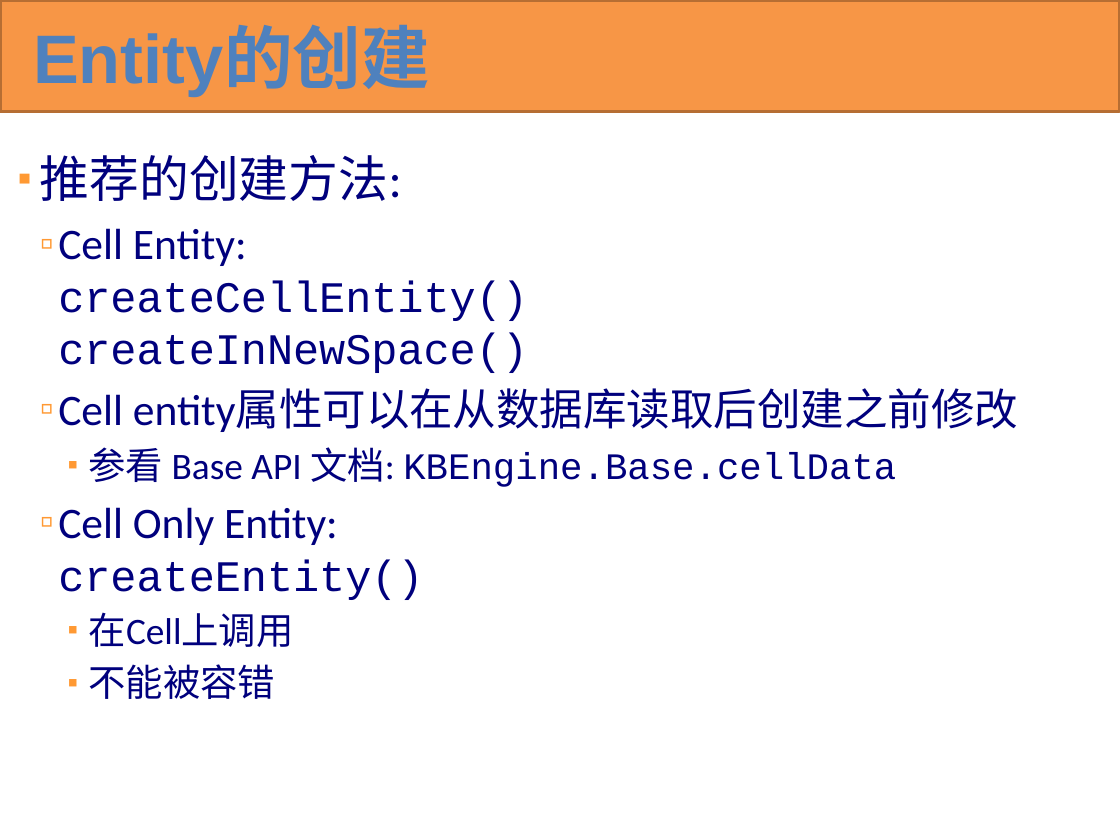
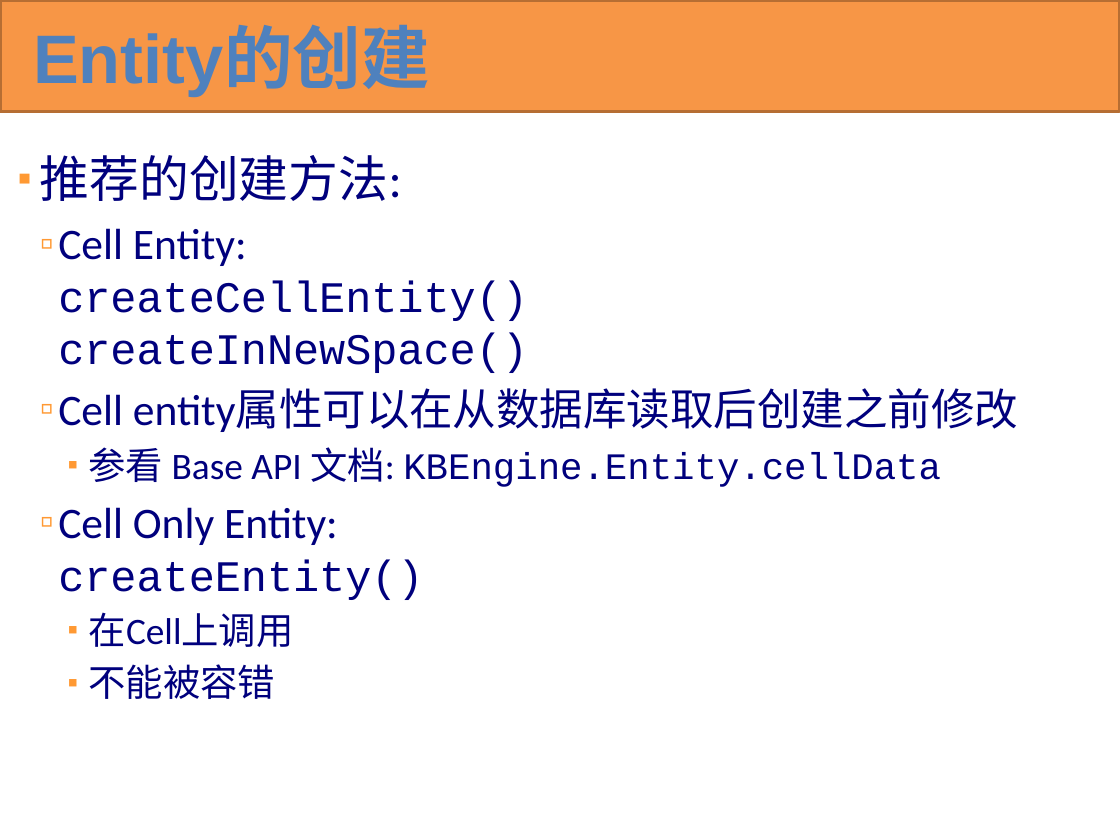
Before and after one commit to KBEngineLab/KBEngine-Nex, a slide deck: slide 92 of docs/KBEngine overview(cn).pptx. Drawn at 1120x840 pixels with LibreOffice and Linux fonts; fonts in the diff are those of the drawing. Boxes give left, top, right and bottom in pixels: in the first picture for what was removed or moved away, otherwise in the second. Text is boxed around its words. In the diff, an @@ line names an element or a change of style, - is before the commit and + after.

```diff
--- a/docs/KBEngine overview(cn).pptx
+++ b/docs/KBEngine overview(cn).pptx
@@ text at (x1=58, y1=228, x2=1019, y2=600): indent changed @@
@@ text at (x1=89, y1=447, x2=941, y2=487): text changed @@
-    ▪ 参看 Base API 文档: KBEngine.Base.cellData
+    ▪ 参看 Base API 文档: KBEngine.Entity.cellData
```
Also in this commit, not shown: 35 other slides changed, 1 other file.
